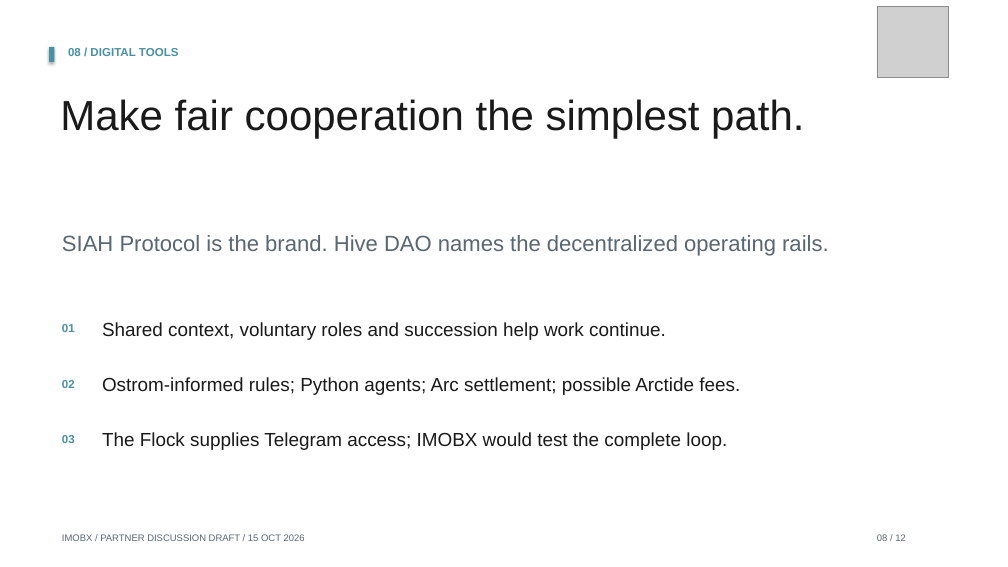
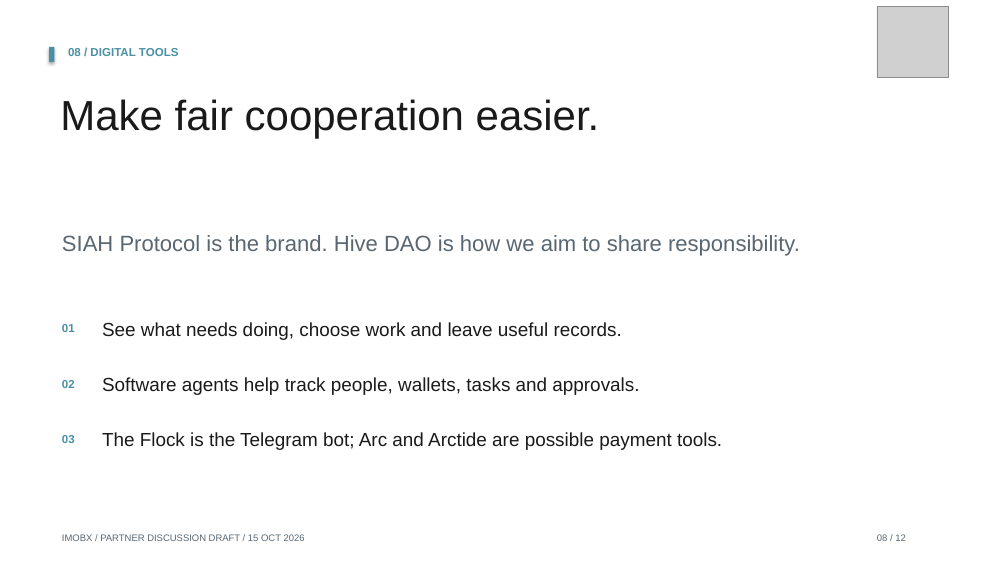
Before and after one commit to Siah-kin/imobx-website, a slide deck: slide 8 of pitchdeck.pptx. Drawn at 1008x567 pixels with LibreOffice and Linux fonts; fonts in the diff are those of the drawing; grey boxes stand for pictures. Boxes give left, top, right and bottom in pixels: in the first picture for what was removed or moved away, otherwise in the second. Text is boxed around its words. In the diff, an @@ line names an element or a change of style, - is before the commit and + after.

```diff
--- a/pitchdeck.pptx
+++ b/pitchdeck.pptx
@@ text at box(60, 99, 600, 138): text changed @@
-Make fair cooperation the simplest path.
+Make fair cooperation easier.
@@ text at box(62, 235, 800, 256): text changed @@
-SIAH Protocol is the brand. Hive DAO names the decentralized operating rails.
+SIAH Protocol is the brand. Hive DAO is how we aim to share responsibility.
@@ text at box(102, 322, 622, 340): text changed @@
-Shared context, voluntary roles and succession help work continue.
+See what needs doing, choose work and leave useful records.
@@ text at box(102, 377, 639, 395): text changed @@
-Ostrom-informed rules; Python agents; Arc settlement; possible Arctide fees.
+Software agents help track people, wallets, tasks and approvals.
@@ text at box(102, 432, 722, 450): text changed @@
-The Flock supplies Telegram access; IMOBX would test the complete loop.
+The Flock is the Telegram bot; Arc and Arctide are possible payment tools.
```
Also in this commit, not shown: 11 other slides changed, 26 other files.
